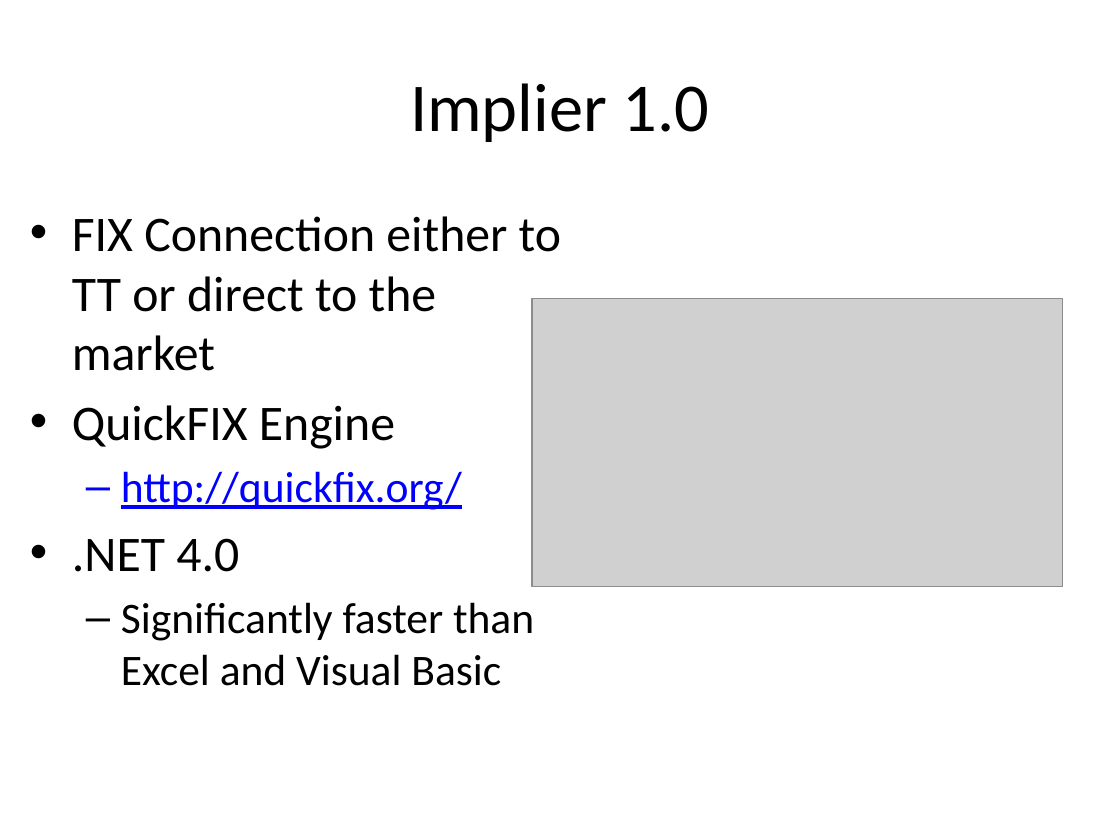
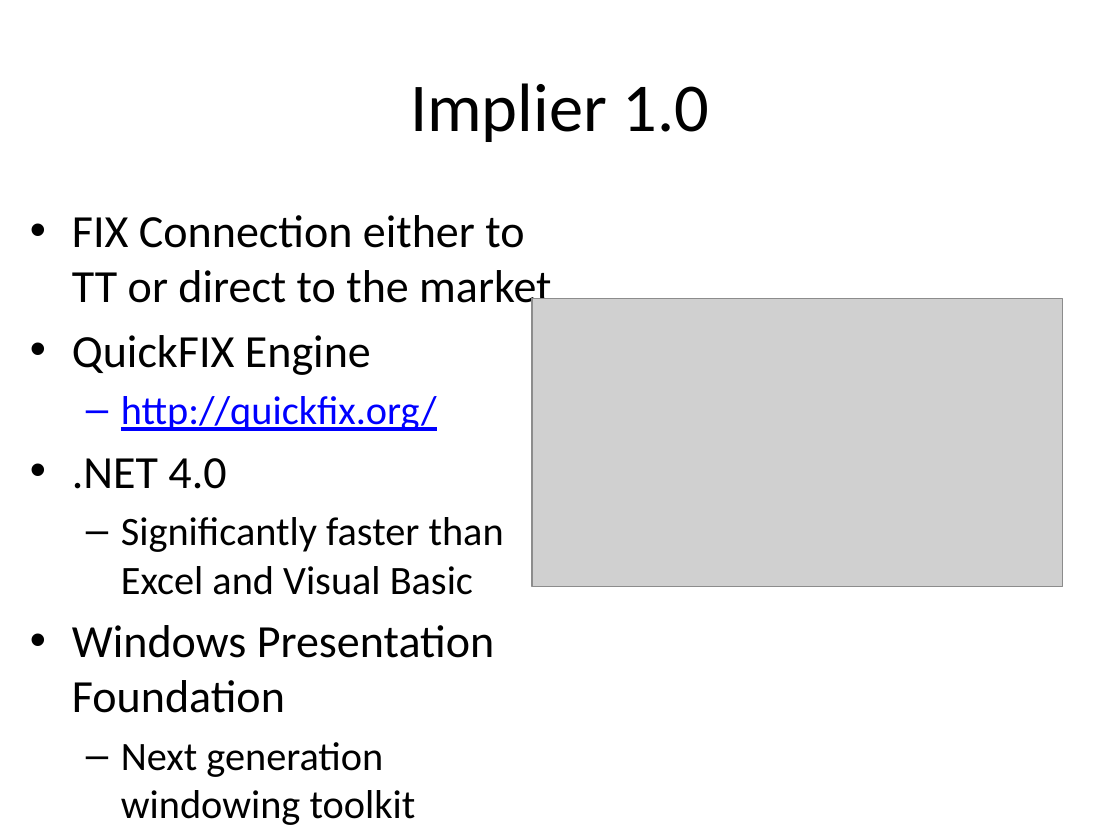
Before and after one commit to benofben/implier, a slide deck: slide 10 of doc/Implier - Architecture.pptx (slide 11 before the commit). Drawn at 1120x840 pixels with LibreOffice and Linux fonts; fonts in the diff are those of the drawing; grey boxes stand for pictures. Boxes give left, top, right and bottom in pixels: in the first picture for what was removed or moved away, otherwise in the second. Text is boxed around its words. In the diff, an @@ line names an element or a change of style, - is before the commit and + after.

```diff
--- a/doc/Implier - Architecture.pptx
+++ b/doc/Implier - Architecture.pptx
@@ text at bbox=[72, 215, 551, 595]: size 32 to 29.6 pt in "FIX Connection either to TT or direct ...", "QuickFIX Engine", ".NET 4.0"; size 28 to 25.9 pt in "http://quickfix.org/", "Significantly faster than Excel and Visual Basic" @@
@@ text at bbox=[72, 625, 494, 825]: paragraphs added @@
+• Windows Presentation Foundation
+  – Next generation windowing toolkit
```
Also in this commit, not shown: 2 other slides changed, 1 slide removed, 1 other file.
